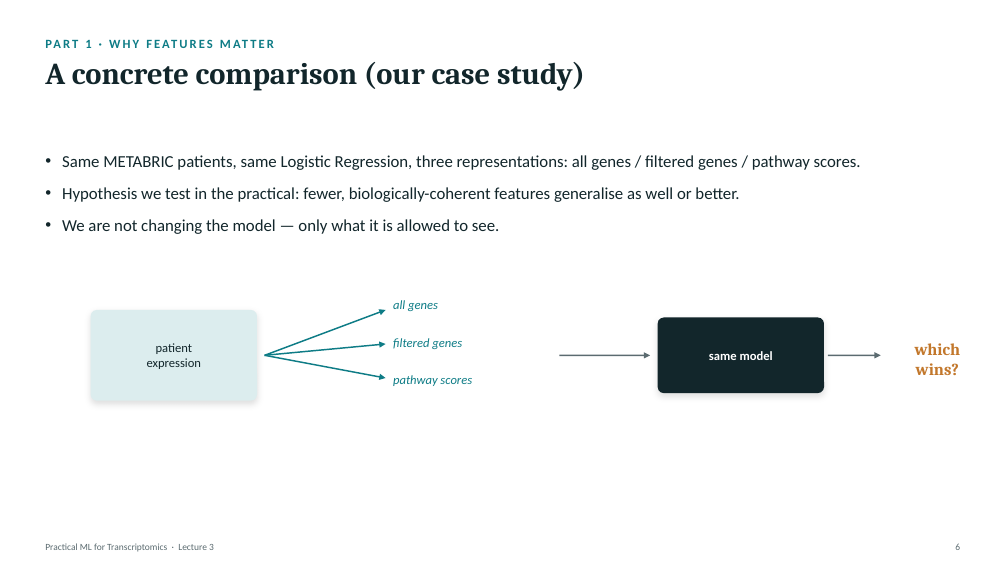
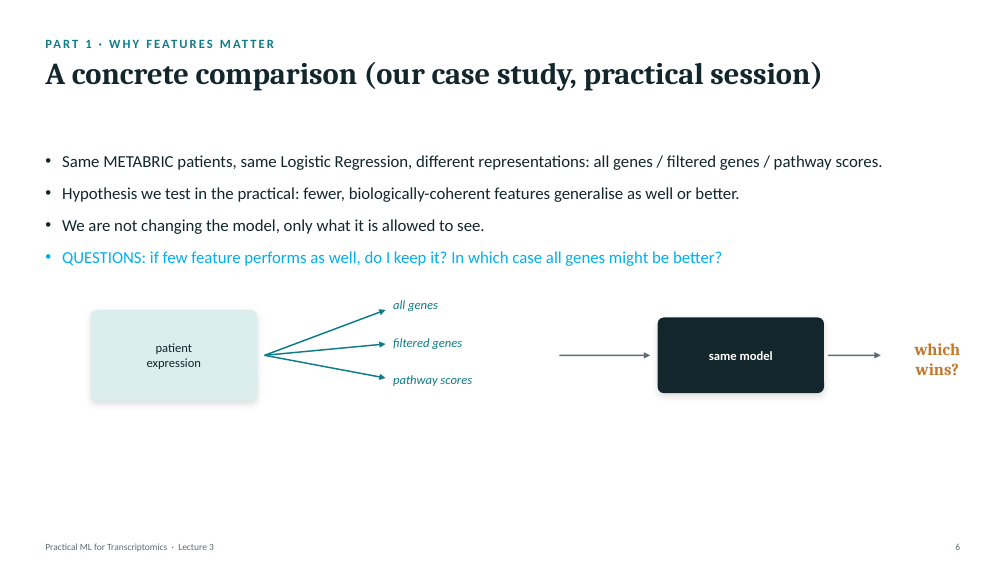
Before and after one commit to zhanyinx/ml26, a slide deck: slide 5 of lessons/lesson03_feature_engineering/theory/slides/Lecture3 - Feature Engineering and Biological Representation.pptx (slide 6 before the commit). Drawn at 1008x567 pixels with LibreOffice and Linux fonts; fonts in the diff are those of the drawing. Boxes give left, top, right and bottom in pixels: in the first picture for what was removed or moved away, otherwise in the second. Text is boxed around its words. In the diff, an @@ line names an element or a change of style, - is before the commit and + after.

```diff
--- a/lessons/lesson03_feature_engineering/theory/slides/Lecture3 - Feature Engineering and Biological Representation.pptx
+++ b/lessons/lesson03_feature_engineering/theory/slides/Lecture3 - Feature Engineering and Biological Representation.pptx
@@ text at (x1=45, y1=62, x2=823, y2=91): text changed @@
-A concrete comparison (our case study)
+A concrete comparison (our case study, practical session)
@@ text at (x1=62, y1=155, x2=883, y2=170): text changed @@
-• Same METABRIC patients, same Logistic Regression, three representations: all genes / filtered genes / pathway scores.
+• Same METABRIC patients, same Logistic Regression, different representations: all genes / filtered genes / pathway scores.
@@ text at (x1=62, y1=219, x2=722, y2=266): text changed; text colour #12262B to #00B0F0 @@
-• We are not changing the model — only what it is allowed to see.
+• We are not changing the model, only what it is allowed to see.
+• QUESTIONS: if few feature performs as well, do I keep it? In which case all genes might be better?
```
Also in this commit, not shown: 20 other slides changed, 2 slides added, 7 slides removed.
